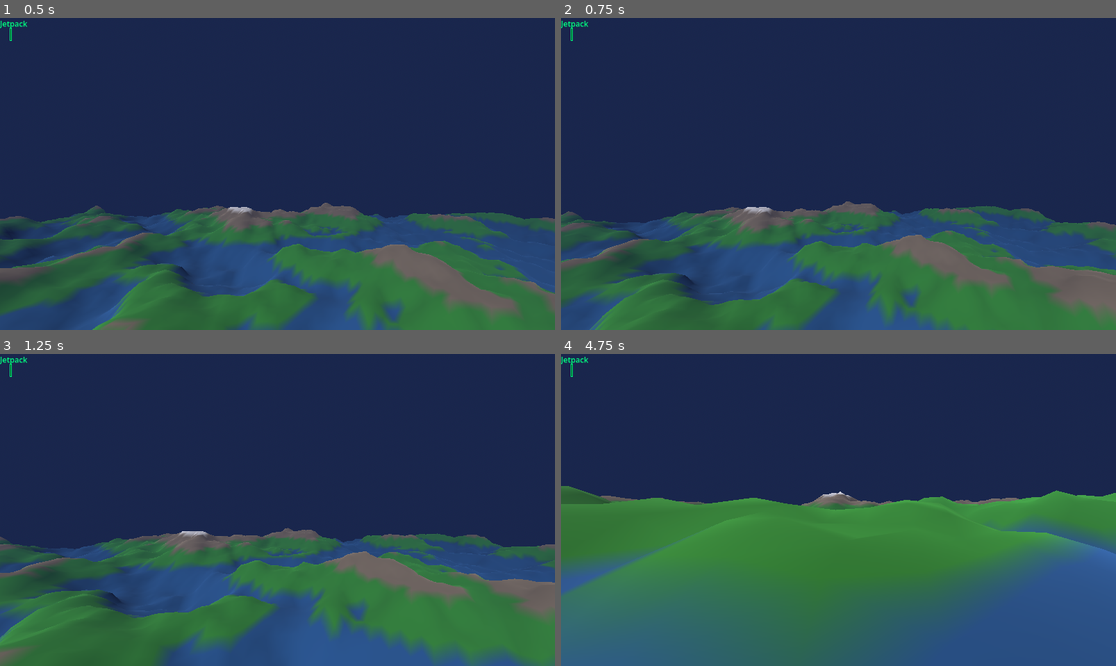
Above: before the commit, frames 1-4 (two rows, left to right).
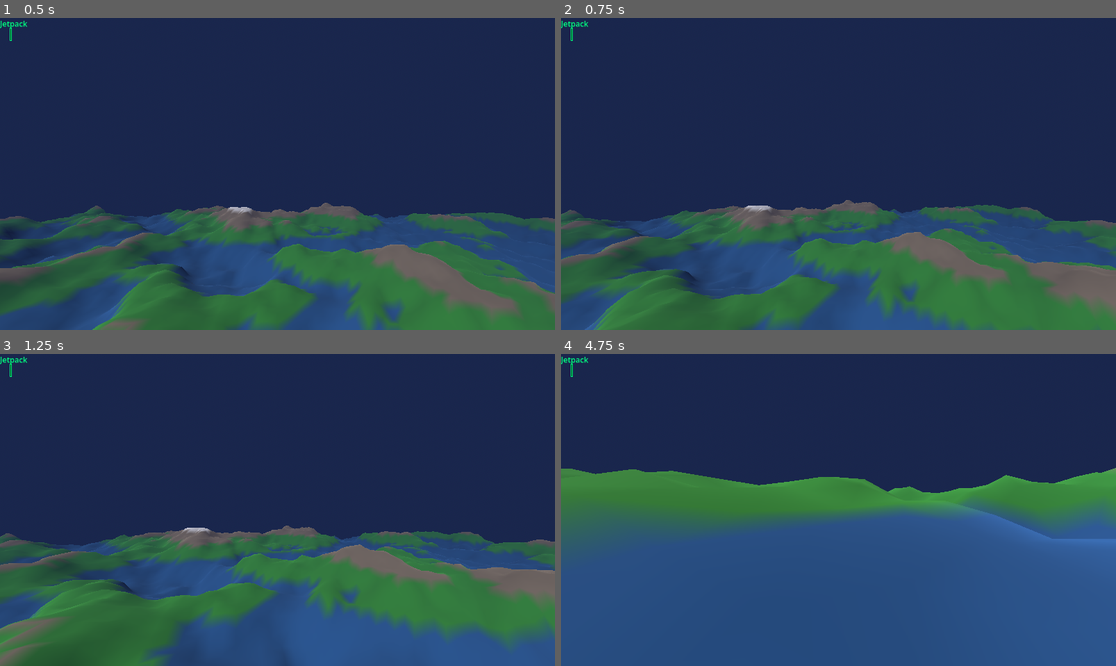
Above: after the commit, the same moments.

Repository: Ivanchux/silent-worlds
Game: Godot game, scene res://main.tscn
The game is run twice, just before and just after one commit, with the same random seed, the same clock (stepped at 60 frames per second) and the same inputs.
Inputs (mouse positions are in pixels of both pictures, inside the frame that each line leads up to):
- Up to frame 1 (0.5 s): no input
- Up to frame 2 (0.75 s): tap Enter at 0.5 s; move the mouse to (866, 174) at 0.52 s; hold W from 0.53 s (still down); tap C at 0.6 s
- Up to frame 3 (1.25 s): keep holding W; tap Space at 0.77 s; tap Z at 0.8 s
- Up to frame 4 (4.75 s): keep holding W; move the mouse to (810, 510) at 1.27 s; tap Z at 1.35, 3.05, 3.6 s; tap Space at 1.52, 3.02, 3.77, 4.52 s; tap Shift at 1.55, 4.35 s; move the mouse to (849, 503) at 2.02 s; hold Shift 2.03-2.78 s; tap C at 2.3, 2.85, 4.55 s; move the mouse to (832, 516) at 2.77 s; move the mouse to (877, 513) at 3.52 s; hold Shift 3.53-4.28 s; move the mouse to (794, 506) at 4.27 s

Frame 1 is identical in both runs. In frame 2, 5.2% of the frame differs, in the area x 0-100%, y 58-100%; in frame 3, 16%; in frame 4, 41%, in the area x 0-100%, y 36-100%.

Commit message:
Fase 1 - Movimiento WASD, Shift correr, Espacio Jetpack, C Agacharse Z Tumbarse

Diff:
--- a/character_body_3d.gd
+++ b/character_body_3d.gd
@@ -9,6 +9,8 @@
 var gravity = ProjectSettings.get_setting("physics/3d/default_gravity")
 var jetpack_fuel = JETPACK_MAX
 var using_jetpack = false
+var is_crouching = false
+var is_prone = false
 
 @onready var camera = $Camera3D
 @onready var jetpack_bar = $"../CanvasLayer/Control/ProgressBar"
@@ -16,7 +18,6 @@
 func _ready():
 	Input.set_mouse_mode(Input.MOUSE_MODE_CAPTURED)
 
-	# Estilo HUD CRT
 	var bar = $"../CanvasLayer/Control/ProgressBar"
 	var label = $"../CanvasLayer/Control/Label"
 
@@ -30,7 +31,6 @@
 
 	bar.add_theme_stylebox_override("background", style_bg)
 	bar.add_theme_stylebox_override("fill", style_fill)
-
 	label.add_theme_color_override("font_color", Color(0, 1, 0.5))
 
 func _input(event):
@@ -40,6 +40,23 @@
 		camera.rotation.x = clamp(camera.rotation.x, -PI/2, PI/2)
 	if event.is_action_pressed("ui_cancel"):
 		Input.set_mouse_mode(Input.MOUSE_MODE_VISIBLE)
+	if event is InputEventKey and event.pressed and not event.echo:
+		if event.keycode == KEY_C:
+			if is_crouching:
+				is_crouching = false
+				camera.position.y = 1.0
+			else:
+				is_crouching = true
+				is_prone = false
+				camera.position.y = 0.5
+		if event.keycode == KEY_Z:
+			if is_prone:
+				is_prone = false
+				camera.position.y = 1.0
+			else:
+				is_prone = true
+				is_crouching = false
+				camera.position.y = 0.1
 
 func _physics_process(delta):
 	if is_on_floor():
@@ -52,6 +69,14 @@
 			velocity.y += JETPACK_FORCE * delta
 			jetpack_fuel -= delta
 			jetpack_fuel = max(jetpack_fuel, 0)
+
+	var current_speed = SPEED
+	if Input.is_key_pressed(KEY_SHIFT):
+		current_speed = SPEED * 2.2
+	elif is_prone:
+		current_speed = SPEED * 0.2
+	elif is_crouching:
+		current_speed = SPEED * 0.4
 
 	var input_dir = Vector2.ZERO
 	if Input.is_key_pressed(KEY_W):
@@ -67,12 +92,11 @@
 	var direction = (transform.basis * Vector3(input_dir.x, 0, input_dir.y)).normalized()
 
 	if direction:
-		velocity.x = direction.x * SPEED
-		velocity.z = direction.z * SPEED
+		velocity.x = direction.x * current_speed
+		velocity.z = direction.z * current_speed
 	else:
-		velocity.x = move_toward(velocity.x, 0, SPEED)
-		velocity.z = move_toward(velocity.z, 0, SPEED)
+		velocity.x = move_toward(velocity.x, 0, current_speed)
+		velocity.z = move_toward(velocity.z, 0, current_speed)
 
-		jetpack_bar.value = jetpack_fuel
-
+	jetpack_bar.value = jetpack_fuel
 	move_and_slide()
